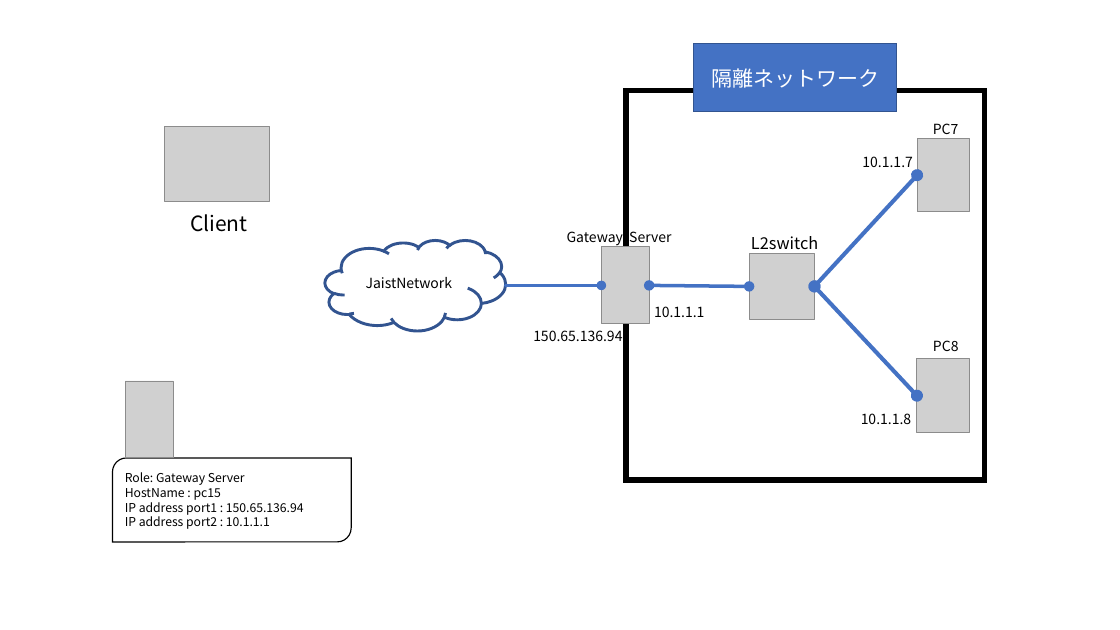
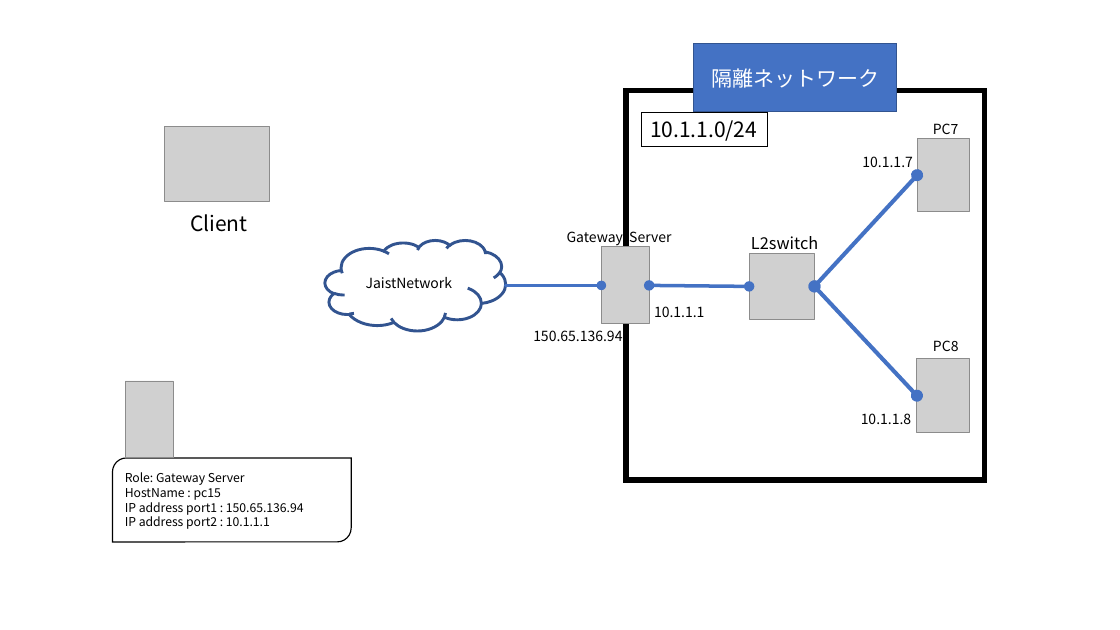
Before and after one commit to Alice-to-Bob/Graduate_School, a slide deck: slide 2 of SUBTHEME/graphs/network_archtecture.pptx. Drawn at 1120x630 pixels with LibreOffice and Linux fonts; fonts in the diff are those of the drawing; grey boxes stand for pictures. Boxes give left, top, right and bottom in pixels: in the first picture for what was removed or moved away, otherwise in the second. Text is boxed around its words. In the diff, an @@ line names an element or a change of style, - is before the commit and + after.

```diff
--- a/SUBTHEME/graphs/network_archtecture.pptx
+++ b/SUBTHEME/graphs/network_archtecture.pptx
@@ rectangle added at [642,113,768,146], outline #000000 0.75 pt, 18 pt, text #000000 @@
+10.1.1.0/24
```
Also in this commit, not shown: 6 slides added, 15 other files.
